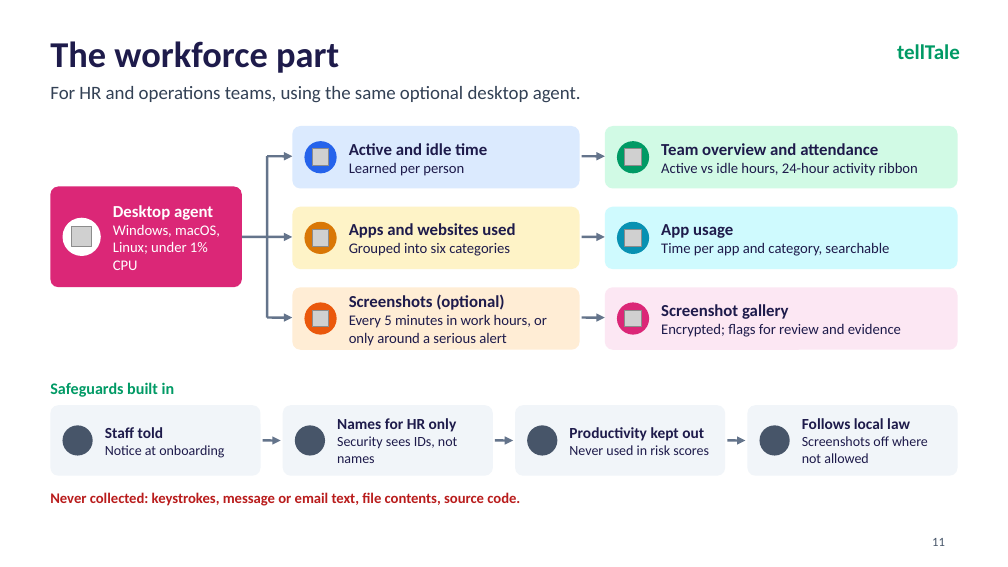
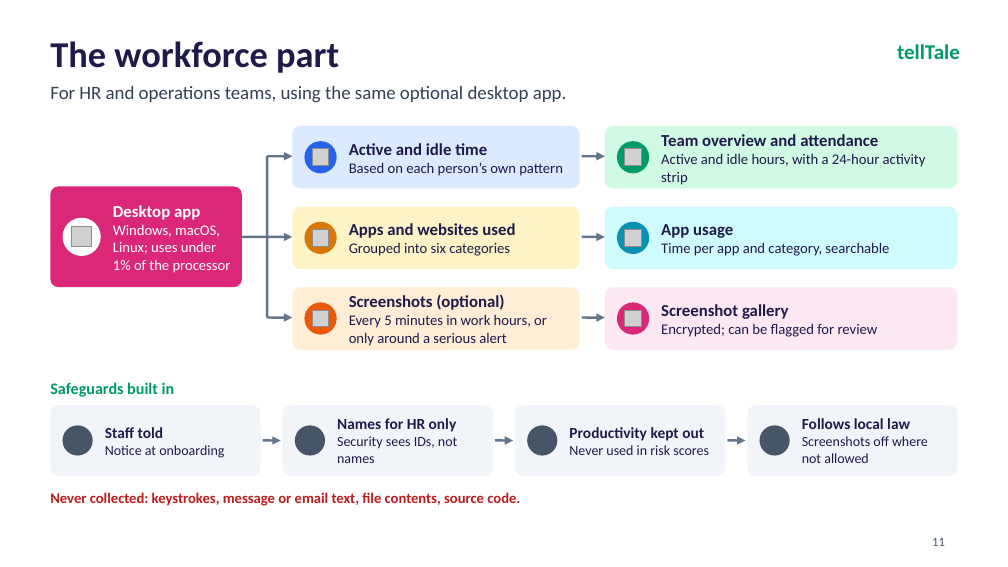
Before and after one commit to aaravgupta0202/telltale, a slide deck: slide 11 of tellTale_CyberForge_Deck.pptx. Drawn at 1008x567 pixels with LibreOffice and Linux fonts; fonts in the diff are those of the drawing; grey boxes stand for pictures; background and template pictures are left out. Boxes give left, top, right and bottom in pixels: in the first picture for what was removed or moved away, otherwise in the second. Text is boxed around its words. In the diff, an @@ line names an element or a change of style, - is before the commit and + after.

```diff
--- a/tellTale_CyberForge_Deck.pptx
+++ b/tellTale_CyberForge_Deck.pptx
@@ text at <box>50,86,567,102</box>: text changed @@
-For HR and operations teams, using the same optional desktop agent.
+For HR and operations teams, using the same optional desktop app.
@@ text at <box>349,162,563,176</box>: text changed @@
-Learned per person
+Based on each person’s own pattern
@@ text at <box>661,153,926,185</box>: text changed @@
-Active vs idle hours, 24-hour activity ribbon
+Active and idle hours, with a 24-hour activity strip
@@ text at <box>113,205,231,273</box>: text changed @@
-Desktop agent
-Windows, macOS, Linux; under 1% CPU
+Desktop app
+Windows, macOS, Linux; uses under 1% of the processor
@@ text at <box>661,323,878,337</box>: text changed @@
-Encrypted; flags for review and evidence
+Encrypted; can be flagged for review
```
Also in this commit, not shown: 15 other slides changed, 1 slide removed.
